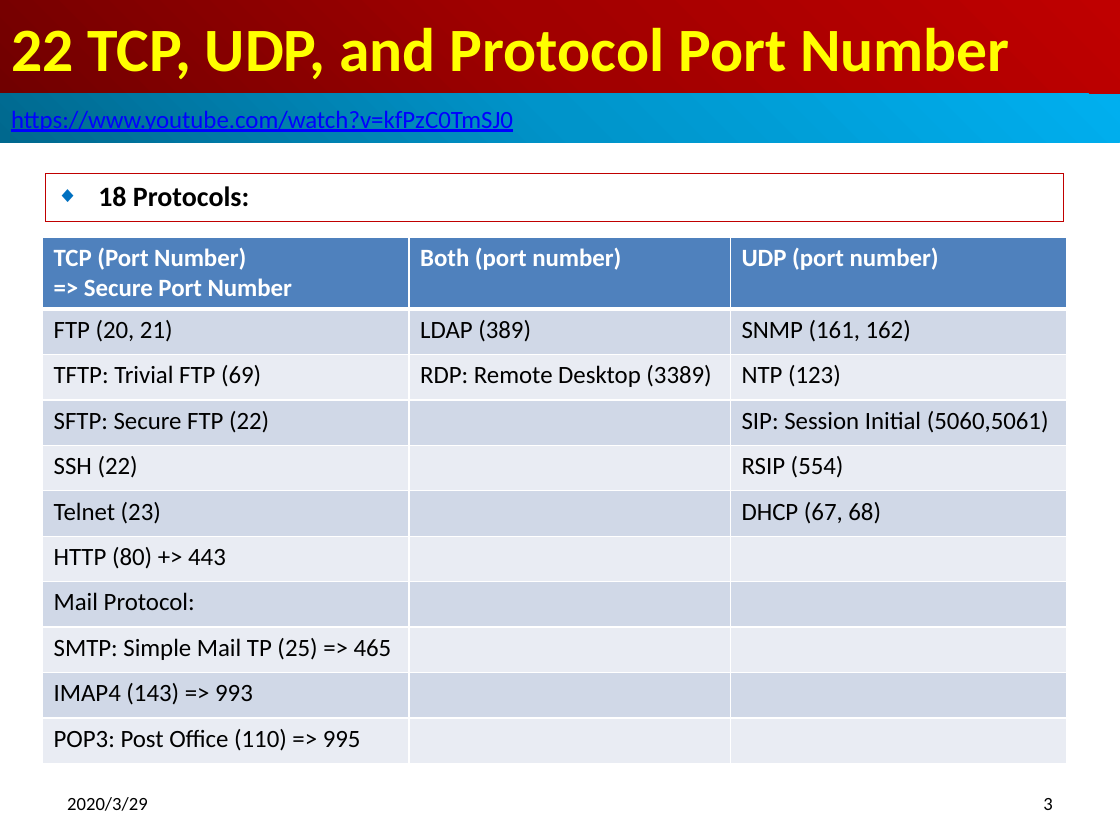
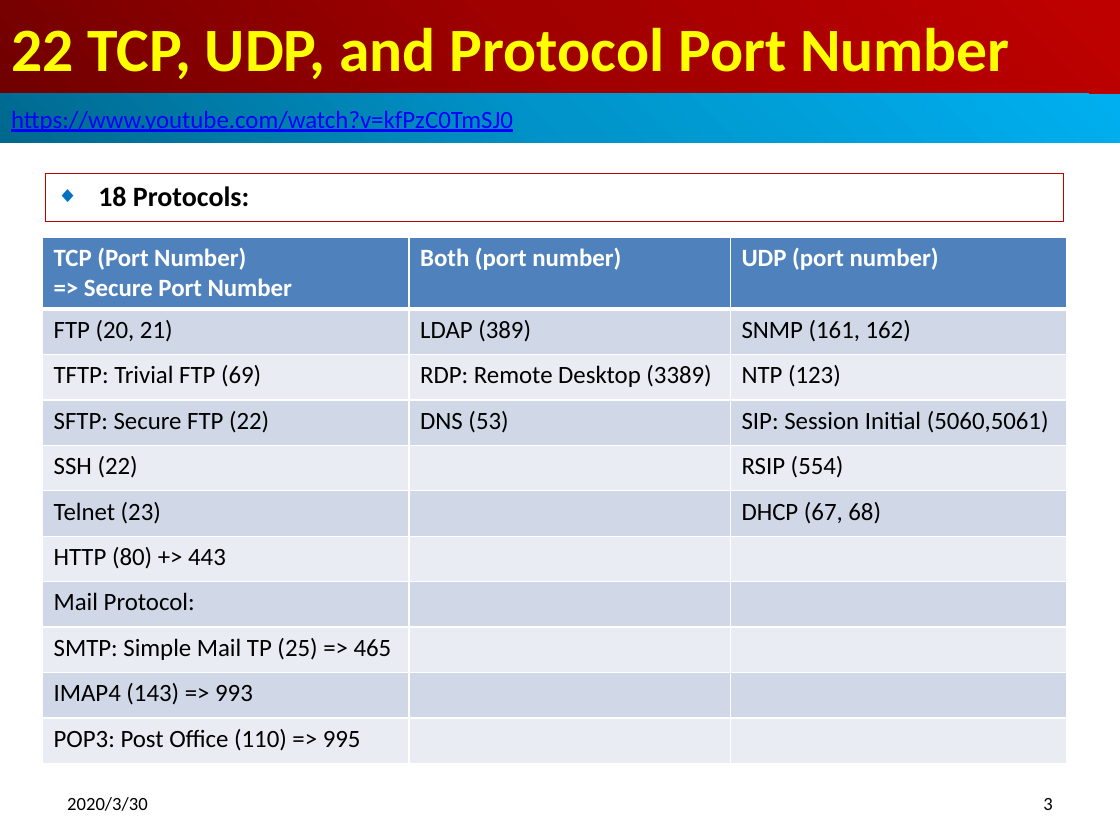
Before and after one commit to peterhchen/500_NetworkDevice, a slide deck: slide 3 of 22_TCP_UDP_Protocol.pptx. Drawn at 1120x840 pixels with LibreOffice and Linux fonts; fonts in the diff are those of the drawing. Boxes give left, top, right and bottom in pixels: in the first picture for what was removed or moved away, otherwise in the second. Text is boxed around its words. In the diff, an @@ line names an element or a change of style, - is before the commit and + after.

```diff
--- a/22_TCP_UDP_Protocol.pptx
+++ b/22_TCP_UDP_Protocol.pptx
@@ table at bbox=[43, 237, 1066, 763] @@
-row 4, column 2: 
+row 4, column 2: DNS (53)
@@ text at bbox=[67, 797, 148, 811]: text changed @@
-2020/3/29
+2020/3/30
```
Also in this commit, not shown: 3 other slides changed.
